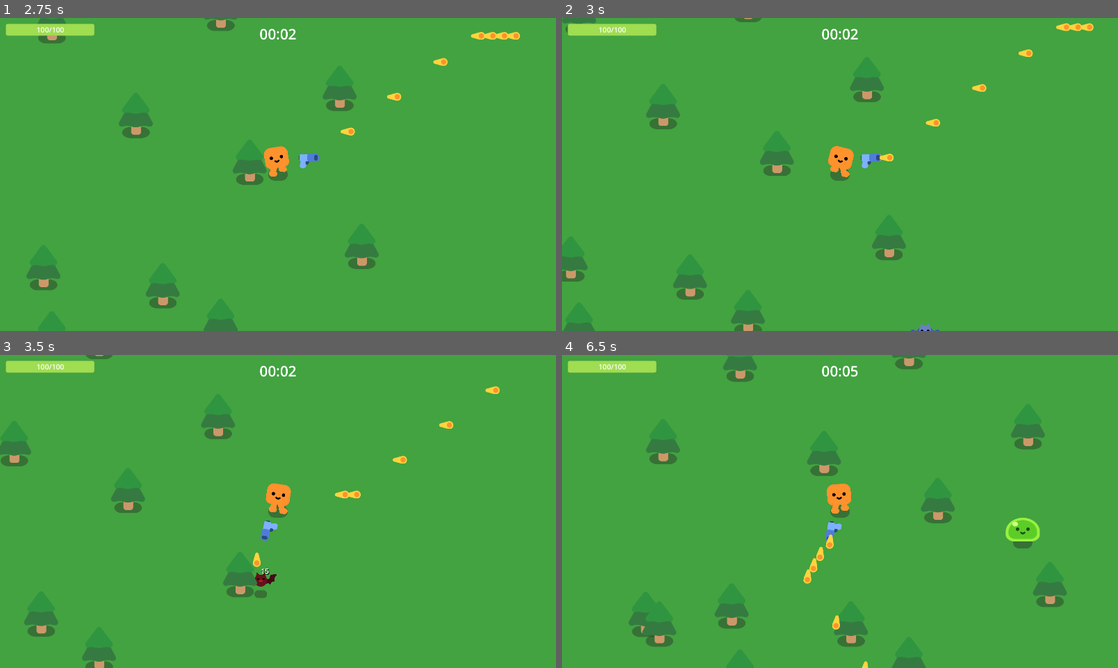
Above: before the commit, frames 1-4 (two rows, left to right).
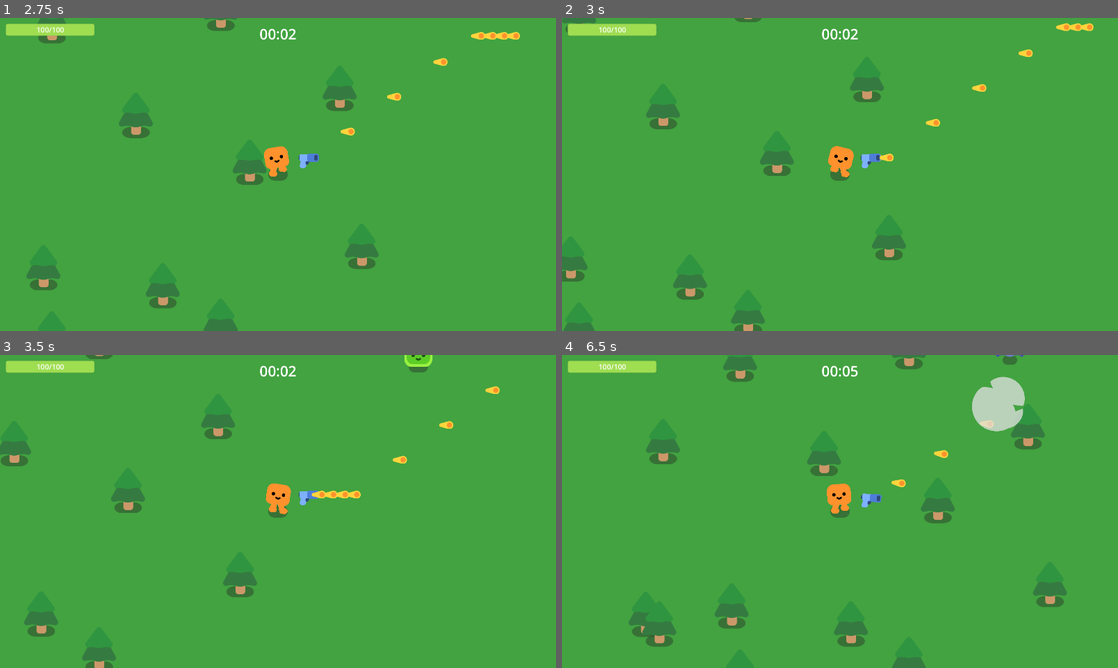
Above: after the commit, the same moments.

Repository: Gatreh/vampire-survivors-clone
Game: Godot game, scene res://MainMenu.tscn
Same seed, same stepped clock (60 frames per second), same inputs: the game is played once before the commit and once after it.
Inputs:
- Up to frame 1 (2.75 s): click "Start Game" at 0.5 s; tap Enter at 1.25 s; hold D (move_right) 1.28-2.03 s; hold S (move_down) from 2.03 s (still down)
- Up to frame 2 (3 s): release S (move_down) at 2.78 s; hold D (move_right) from 2.78 s (still down)
- Up to frame 3 (3.5 s): keep holding D (move_right)
- Up to frame 4 (6.5 s): release D (move_right) at 3.53 s; hold W (move_up) 3.53-4.28 s; hold A (move_left) 4.28-5.78 s; hold S (move_down) from 5.78 s (still down)

Frame 1 is identical in both runs. In frame 2, less than 0.1% of the frame differs, in the area x 62-68%, y 97-100%; in frame 3, 0.8%; in frame 4, 2.4%, in the area x 43-86%, y 0-100%.

Commit message:
Fixed all the random spawning functions and at least 1 of the timer functions. Also fixed so the origin of the circle around the player is in the north now.

Diff:
--- a/Game.gd
+++ b/Game.gd
@@ -1,15 +1,12 @@
-extends Node2D
+extends PatternSpawner
 
 @onready var death_scene = load("res://Restart.tscn")
-@onready var mobs = {
-	SLIME: load("res://Slime_Mob.tscn"),
-	BAT: load("res://Bat_Mob.tscn")
-}
 
-enum {SLIME, BAT}
+enum mobs {SLIME, BAT}
 
 var timeSeconds = 0
 var timeMinutes = 0
+
 
 func _ready():
 	updateTimer()
@@ -33,21 +30,10 @@
 #endregion
 
 #region Mob spawning handling
-
-# Random position
-func spawn_mob(mob):
-	var new_mob = mobs[mob].instantiate()
-	if mob == SLIME:
-		new_mob.mobName = "Slime"
-	elif mob == BAT:
-		new_mob.mobName = "Bat"
-	%SmallCircleFollow.progress_ratio = randf()
-	new_mob.global_position = %SmallCircleFollow.global_position
-	add_child(new_mob)
-
-# $Timer timing out
-func _on_timer_timeout():
-	spawn_mob(randi_range(0, mobs.size() - 1))
+# Spawntimer will use times from time(m, s) or conditions to summon mobs.
+# Below are some examples
+func _on_SpawnTimer():
+	Random(randi_range(0, mobs.size() - 1))
 
 #region Patterns
 
@@ -65,3 +51,17 @@
 	$Player/%TimerLabel.text = (
 		"0" + str(timeMinutes) if timeMinutes < 10 else str(timeMinutes)) + ":" + (
 		"0" + str(timeSeconds) if timeSeconds < 10 else str(timeSeconds))
+
+# Time calculator helpers
+func AtTime(minutes, seconds) -> bool:
+	return (timeMinutes == minutes && timeSeconds == seconds)
+
+func BeforeTime(minutes, seconds) -> bool:
+	if timeMinutes > 0:
+		if timeMinutes == minutes:
+			return (timeSeconds <= seconds)
+		return (timeMinutes <= minutes)
+	return (timeSeconds <= seconds)
+
+func BetweenTime(startMinutes, startSeconds, endMinutes, endSeconds) -> bool:
+	return true
--- a/Game.tscn
+++ b/Game.tscn
@@ -6,7 +6,7 @@
 
 [sub_resource type="Curve2D" id="Curve2D_cwgn1"]
 _data = {
-"points": PackedVector2Array(-250, 750, 0, -750, -1300, 0, -600, 0, 600, 0, 0, -900, 0, -750, 0, 750, 1300, 0, 600, 0, -600, 0, 0, 900, 0, 750, 0, 0, -1300, 0)
+"points": PackedVector2Array(-600, 0, 600, 0, 0, -900, 0, -750, 0, 750, 1300, 0, 600, 0, -600, 0, 0, 900, 0, 750, 0, -750, -1300, 0, -600, 0, 0, 0, 0, -900)
 }
 point_count = 5
 
@@ -31,9 +31,9 @@
 
 [node name="SmallCircleFollow" type="PathFollow2D" parent="Player/OutsideCamera"]
 unique_name_in_owner = true
-position = Vector2(-1279.94, -206.774)
-rotation = -1.36647
-progress = 208.106
+position = Vector2(-0.00244135, 900)
+rotation = -3.14159
+progress = 3588.04
 
 [node name="Stopwatch" type="Timer" parent="."]
 autostart = true
@@ -184,4 +184,4 @@
 
 [connection signal="health_depleted" from="Player" to="." method="_on_player_health_depleted"]
 [connection signal="timeout" from="Stopwatch" to="." method="_on_stopwatch_timeout"]
-[connection signal="timeout" from="SpawnTimer" to="." method="_on_timer_timeout"]
+[connection signal="timeout" from="SpawnTimer" to="." method="_on_SpawnTimer"]
--- /dev/null
+++ b/PatternSpawner.tscn
@@ -0,0 +1,6 @@
+[gd_scene load_steps=2 format=3 uid="uid://cadb2r8v4k3ik"]
+
+[ext_resource type="Script" path="res://SpawningPatterns.gd" id="1_0x03e"]
+
+[node name="PatternSpawner" type="Node2D"]
+script = ExtResource("1_0x03e")
--- /dev/null
+++ b/SpawningPatterns.gd
@@ -0,0 +1,39 @@
+extends Node2D
+class_name PatternSpawner
+
+const ENEMY = {
+	SLIME: preload("res://Slime_Mob.tscn"),
+	BAT: preload("res://Bat_Mob.tscn")
+}
+const ENEMY_NAME = {
+	SLIME: "Slime",
+	BAT: "Bat"
+}
+enum {SLIME, BAT}
+
+#Pass array and mob to this function to override base stat
+#Array should be two dimensional with name like ["SPEED", 2000]
+func _set_stats(mob, newStats):
+	for stat in newStats:
+		mob.STATS[stat[0]] = stat[1]
+
+#region Random spawning pattern
+func Random(mob): RandomFullSpawner(mob, null, 1, 0.00)
+func RandomWithStat(mob, newStats): RandomFullSpawner(mob, newStats, 1, 0.00)
+func RandomMultiple(mob, count): RandomFullSpawner(mob, null, count, 0.00)
+func RandomWithStatMultiple(mob, count, newStats): RandomFullSpawner(mob, newStats, count, 0.00)
+func RandomDelayed(mob, count, delay): RandomFullSpawner(mob, null, count, delay)
+func RandomWithStatDelayed(mob, newStats, count, delay): RandomFullSpawner(mob, newStats, count, delay)
+
+func RandomFullSpawner(mob, newStats, count, delay):
+	for x in count:
+		var spawn = ENEMY[mob].instantiate()
+		spawn.mobName = ENEMY_NAME[mob]
+		if newStats != null:
+			_set_stats(spawn, newStats)
+		%SmallCircleFollow.progress_ratio = randf()
+		spawn.global_position = %SmallCircleFollow.global_position
+		add_child(spawn)
+		if delay > 0.00:
+			await get_tree().create_timer(delay).timeout
+#endregion
